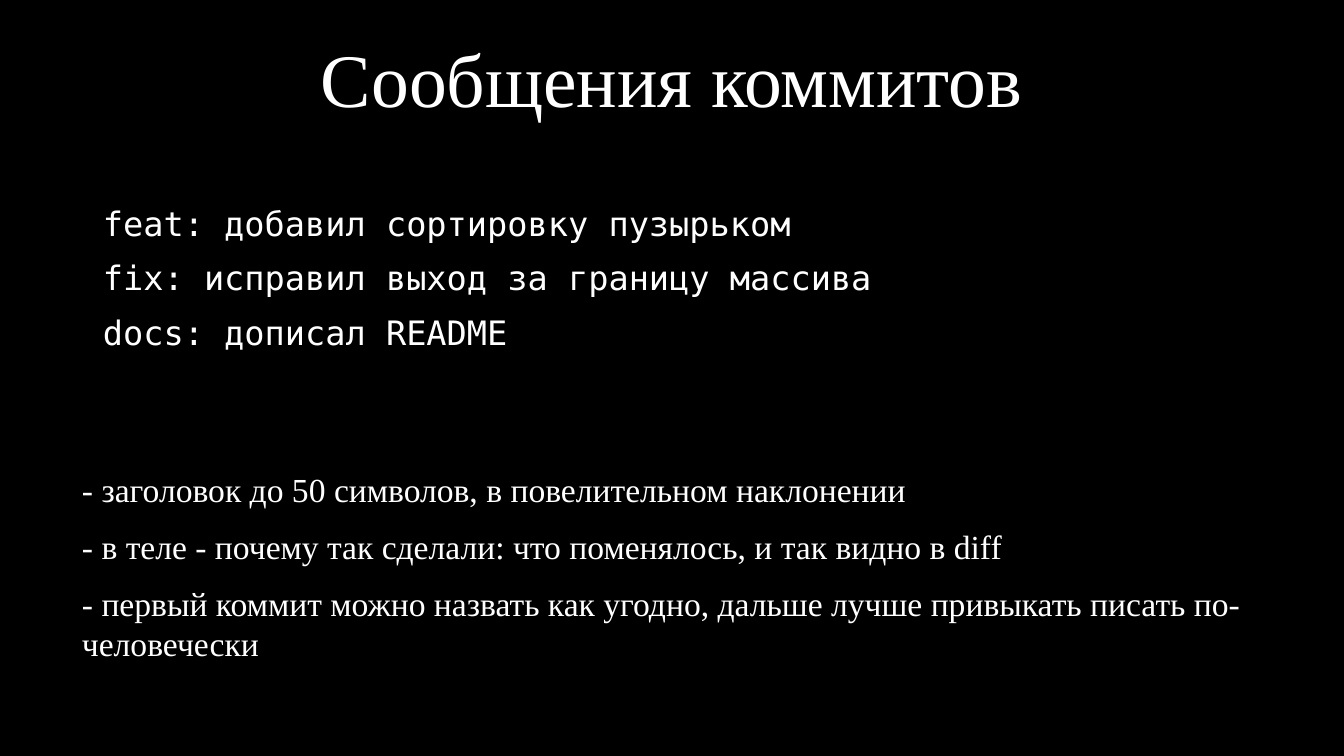
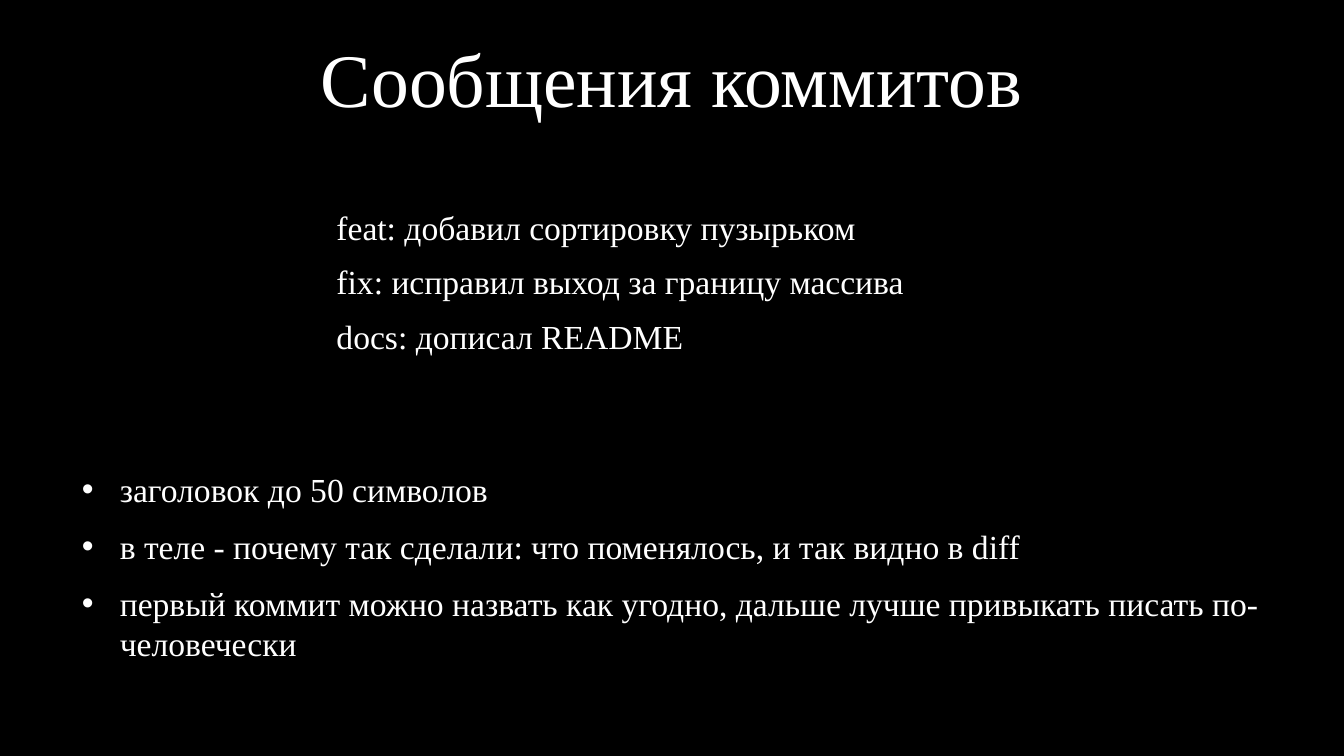
Before and after one commit to kruffka/C-Programming, a slide deck: slide 17 of 9_git/9_git.pptx (slide 18 before the commit). Drawn at 1344x756 pixels with LibreOffice and Linux fonts; fonts in the diff are those of the drawing. Boxes give left, top, right and bottom in pixels: in the first picture for what was removed or moved away, otherwise in the second. Text is boxed around its words. In the diff, an @@ line names an element or a change of style, - is before the commit and + after.

```diff
--- a/9_git/9_git.pptx
+++ b/9_git/9_git.pptx
@@ text "feat: добавил сортировку пузырьком" moved from (x1=103, y1=210, x2=872, y2=350) to (x1=336, y1=216, x2=904, y2=355) @@
@@ text "feat: добавил сортировку пузырьком" at (x1=336, y1=216, x2=904, y2=355): font DejaVu Sans Mono to Times New Roman @@
@@ text at (x1=120, y1=479, x2=1258, y2=657): text changed @@
-- заголовок до 50 символов, в повелительном наклонении
-- в теле - почему так сделали: что поменялось, и так видно в diff
-- первый коммит можно назвать как угодно, дальше лучше привыкать писать по-человечески
+• заголовок до 50 символов
+• в теле - почему так сделали: что поменялось, и так видно в diff
+• первый коммит можно назвать как угодно, дальше лучше привыкать писать по-человечески
```
Also in this commit, not shown: 16 other slides changed, 4 slides added, 4 slides removed, 4 other files.
